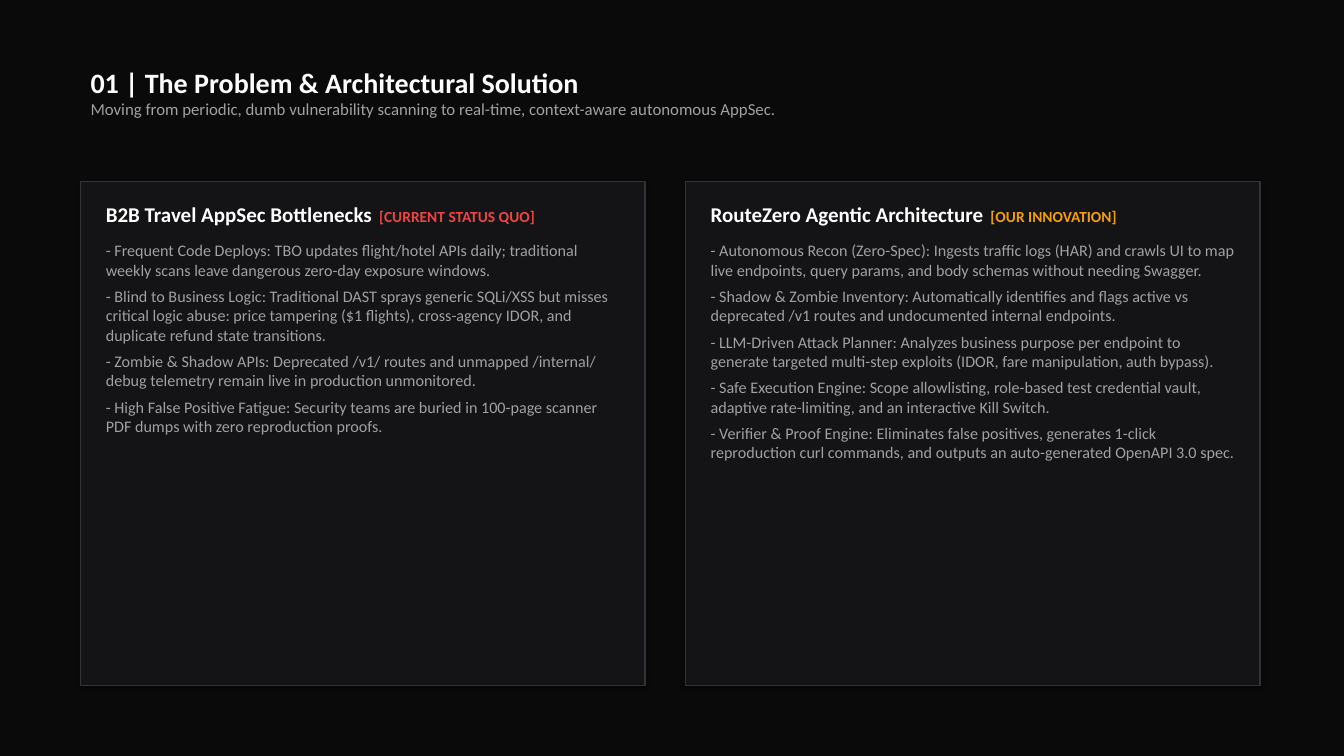
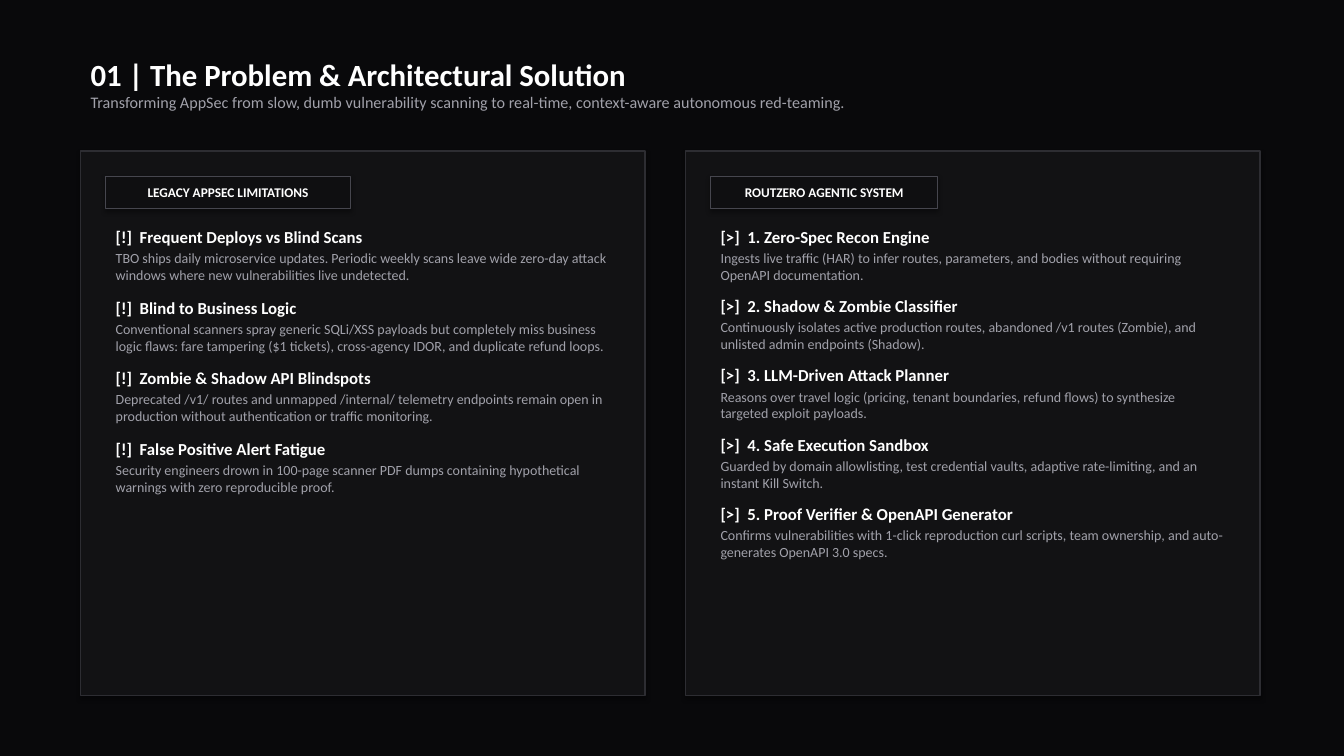
Before and after one commit to SaiSanthosh31/routezero, a slide deck: slide 2 of RouteZero_VoyageHack_Submission.pptx. Drawn at 1344x756 pixels with LibreOffice and Linux fonts; fonts in the diff are those of the drawing. Boxes give left, top, right and bottom in pixels: in the first picture for what was removed or moved away, otherwise in the second. Text is boxed around its words. In the diff, an @@ line names an element or a change of style, - is before the commit and + after.

```diff
--- a/RouteZero_VoyageHack_Submission.pptx
+++ b/RouteZero_VoyageHack_Submission.pptx
@@ rectangle at <box>0,0,1344,756</box>: fill #0A0A0A to #09090B @@
@@ text "01 | The Problem & ...": place and size @@
-text "01 | The Problem & ..." at <box>91,73,775,118</box>
+text "01 | The Problem & ..." at <box>91,64,844,111</box>
@@ text at <box>91,64,625,87</box>: size 20 to 22 pt in "01 | The Problem & Architectural Solution" @@
@@ text at <box>91,97,844,111</box>: text changed; size 12 to 11.5 pt; text colour #A0A0A5 to #A1A1AA @@
-Moving from periodic, dumb vulnerability scanning to real-time, context-aware autonomous AppSec.
+Transforming AppSec from slow, dumb vulnerability scanning to real-time, context-aware autonomous red-teaming.
@@ rectangle: place and size @@
-rectangle at <box>81,181,645,686</box>
+rectangle at <box>81,151,645,696</box>
@@ rectangle at <box>81,151,645,696</box>: fill #141416 to #121214; outline #323237 1 pt to #2D2D32 1 pt @@
@@ rectangle added at <box>106,176,350,209</box>, fill #0F0F11, outline #46464E 0.75 pt, 9.5 pt, text #FFFFFF, bold @@
+LEGACY APPSEC LIMITATIONS
@@ rectangle at <box>686,151,1260,696</box>: fill #141416 to #121214; outline #323237 1 pt to #2D2D32 1 pt @@
@@ rectangle: place and size @@
-rectangle at <box>686,181,1260,686</box>
+rectangle at <box>686,151,1260,696</box>
@@ rectangle added at <box>711,176,938,209</box>, fill #0F0F11, outline #46464E 0.75 pt, 9.5 pt, text #FFFFFF, bold @@
+ROUTZERO AGENTIC SYSTEM
@@ text at <box>116,231,606,495</box>: text changed; size 11.5 to 10 pt; text colour #A0A0A5 to #A1A1AA @@
-B2B Travel AppSec Bottlenecks [CURRENT STATUS QUO]
-- Frequent Code Deploys: TBO updates flight/hotel APIs daily; traditional weekly scans leave dangerous zero-day exposure windows.
-- Blind to Business Logic: Traditional DAST sprays generic SQLi/XSS but misses critical logic abuse: price tampering ($1 flights), cross-agency IDOR, and duplicate refund state transitions.
-- Zombie & Shadow APIs: Deprecated /v1/ routes and unmapped /internal/ debug telemetry remain live in production unmonitored.
-- High False Positive Fatigue: Security teams are buried in 100-page scanner PDF dumps with zero reproduction proofs.
+[!] Frequent Deploys vs Blind Scans
+TBO ships daily microservice updates. Periodic weekly scans leave wide zero-day attack windows where new vulnerabilities live undetected.
+[!] Blind to Business Logic
+Conventional scanners spray generic SQLi/XSS payloads but completely miss business logic flaws: fare tampering ($1 tickets), cross-agency IDOR, and duplicate refund loops.
+[!] Zombie & Shadow API Blindspots
+Deprecated /v1/ routes and unmapped /internal/ telemetry endpoints remain open in production without authentication or traffic monitoring.
+[!] False Positive Alert Fatigue
+Security engineers drown in 100-page scanner PDF dumps containing hypothetical warnings with zero reproducible proof.
@@ text at <box>721,231,1223,560</box>: text changed; size 11.5 to 10 pt; text colour #A0A0A5 to #A1A1AA @@
-RouteZero Agentic Architecture [OUR INNOVATION]
-- Autonomous Recon (Zero-Spec): Ingests traffic logs (HAR) and crawls UI to map live endpoints, query params, and body schemas without needing Swagger.
-- Shadow & Zombie Inventory: Automatically identifies and flags active vs deprecated /v1 routes and undocumented internal endpoints.
-- LLM-Driven Attack Planner: Analyzes business purpose per endpoint to generate targeted multi-step exploits (IDOR, fare manipulation, auth bypass).
-- Safe Execution Engine: Scope allowlisting, role-based test credential vault, adaptive rate-limiting, and an interactive Kill Switch.
-- Verifier & Proof Engine: Eliminates false positives, generates 1-click reproduction curl commands, and outputs an auto-generated OpenAPI 3.0 spec.
+[>] 1. Zero-Spec Recon Engine
+Ingests live traffic (HAR) to infer routes, parameters, and bodies without requiring OpenAPI documentation.
+[>] 2. Shadow & Zombie Classifier
+Continuously isolates active production routes, abandoned /v1 routes (Zombie), and unlisted admin endpoints (Shadow).
+[>] 3. LLM-Driven Attack Planner
+Reasons over travel logic (pricing, tenant boundaries, refund flows) to synthesize targeted exploit payloads.
+[>] 4. Safe Execution Sandbox
+Guarded by domain allowlisting, test credential vaults, adaptive rate-limiting, and an instant Kill Switch.
+[>] 5. Proof Verifier & OpenAPI Generator
+Confirms vulnerabilities with 1-click reproduction curl scripts, team ownership, and auto-generates OpenAPI 3.0 specs.
```
Also in this commit, not shown: 2 other slides changed, 1 slide added, 1 slide removed.
